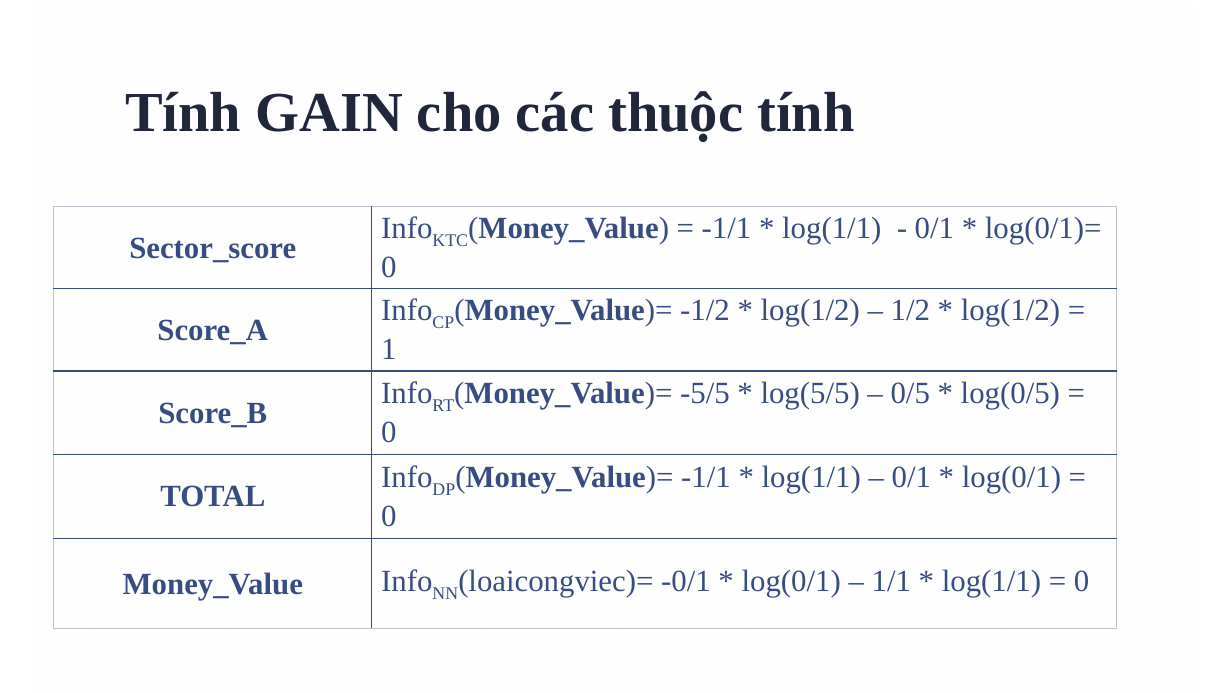
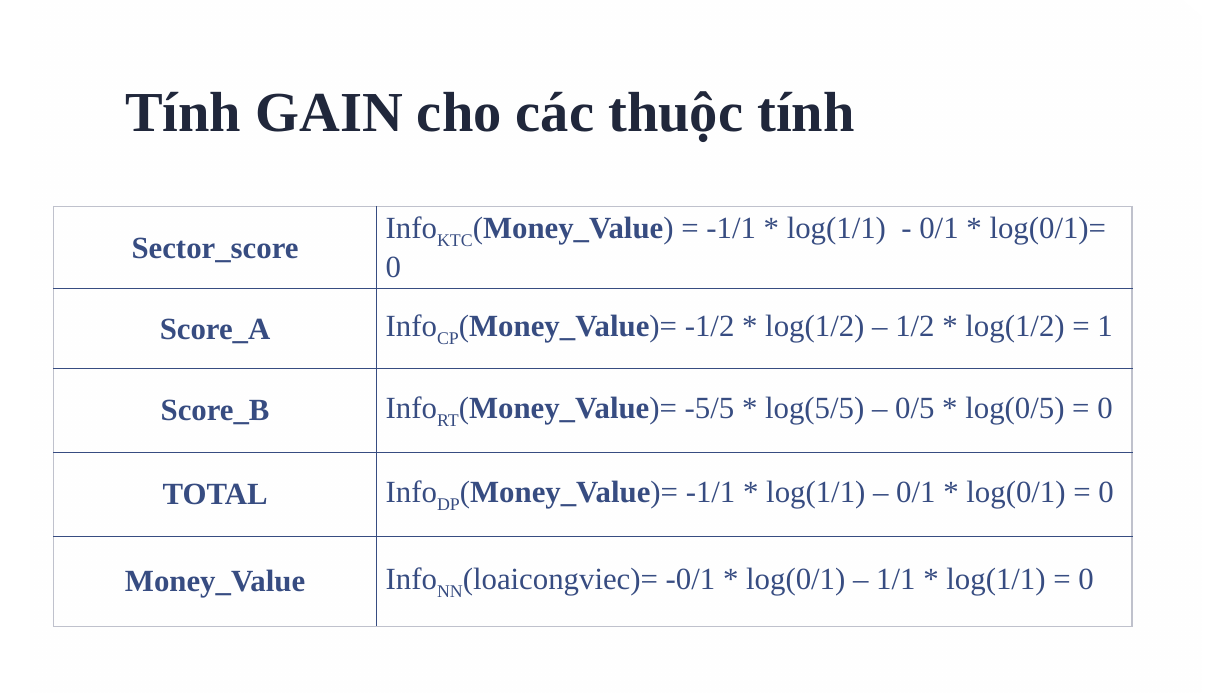
Before and after one commit to trungcpag/machine-CTU, a slide deck: slide 7 of report.pptx. Drawn at 1232x693 pixels with LibreOffice and Linux fonts; fonts in the diff are those of the drawing; background and template pictures are left out. Boxes give left, top, right and bottom in pixels: in the first picture for what was removed or moved away, otherwise in the second. Text is boxed around its words. In the diff, an @@ line names an element or a change of style, - is before the commit and + after.

```diff
--- a/report.pptx
+++ b/report.pptx
@@ table resized from (x1=54, y1=207, x2=1116, y2=631) to (x1=54, y1=207, x2=1131, y2=628) @@
```
Also in this commit, not shown: 1 slide added, 3 slides removed, 4 other files.
